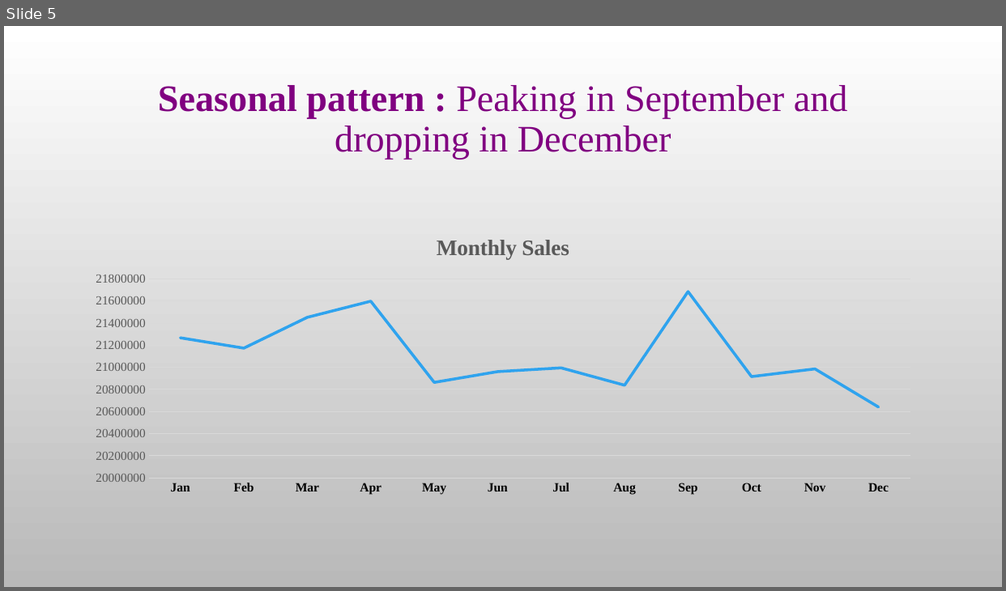
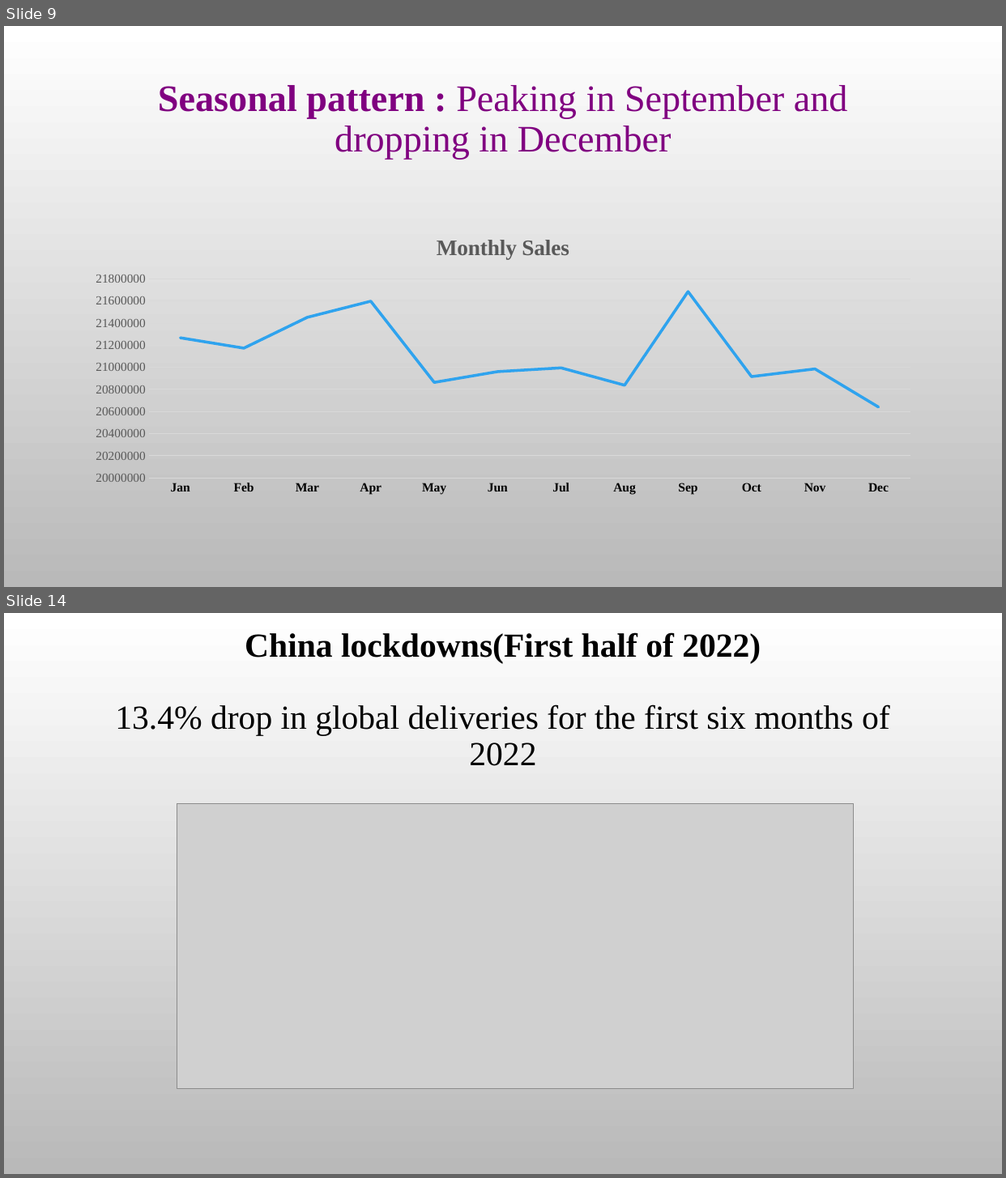
Before and after one commit to agarwabhavya30/Sales-Data-Analysis, a slide deck: Mrs Sivadurga story BMW.pptx. Shown one above the other, each under a label of ours: slide 5 before the commit, slides 9 and 14 after it; the slides between them are not shown. The pictures are 1006x591 and 1006x1178 pixels, drawn with LibreOffice and Linux fonts; fonts in the diff are those of the drawing; grey boxes stand for pictures; background and template pictures are left out. Boxes give left, top, right and bottom in pixels: in the first picture for what was removed or moved away, otherwise in the second. Text is boxed around its words. In the diff, an @@ line names an element or a change of style, - is before the commit and + after.

```diff
--- a/Mrs Sivadurga story BMW.pptx
+++ b/Mrs Sivadurga story BMW.pptx
@@ slide 14 added at (4, 613, 1002, 1174), background picture (left out) @@
@@ title added at (115, 632, 890, 766), 32.4 pt, text #000000 @@
+China lockdowns(First half of 2022)
+13.4% drop in global deliveries for the first six months of 2022
@@ picture added at (177, 803, 853, 1089) @@
@@ what was slide 5 is now slide 9 @@
```
Also in this commit, not shown: 4 slides changed, 10 other slides added, 1 slide removed.
